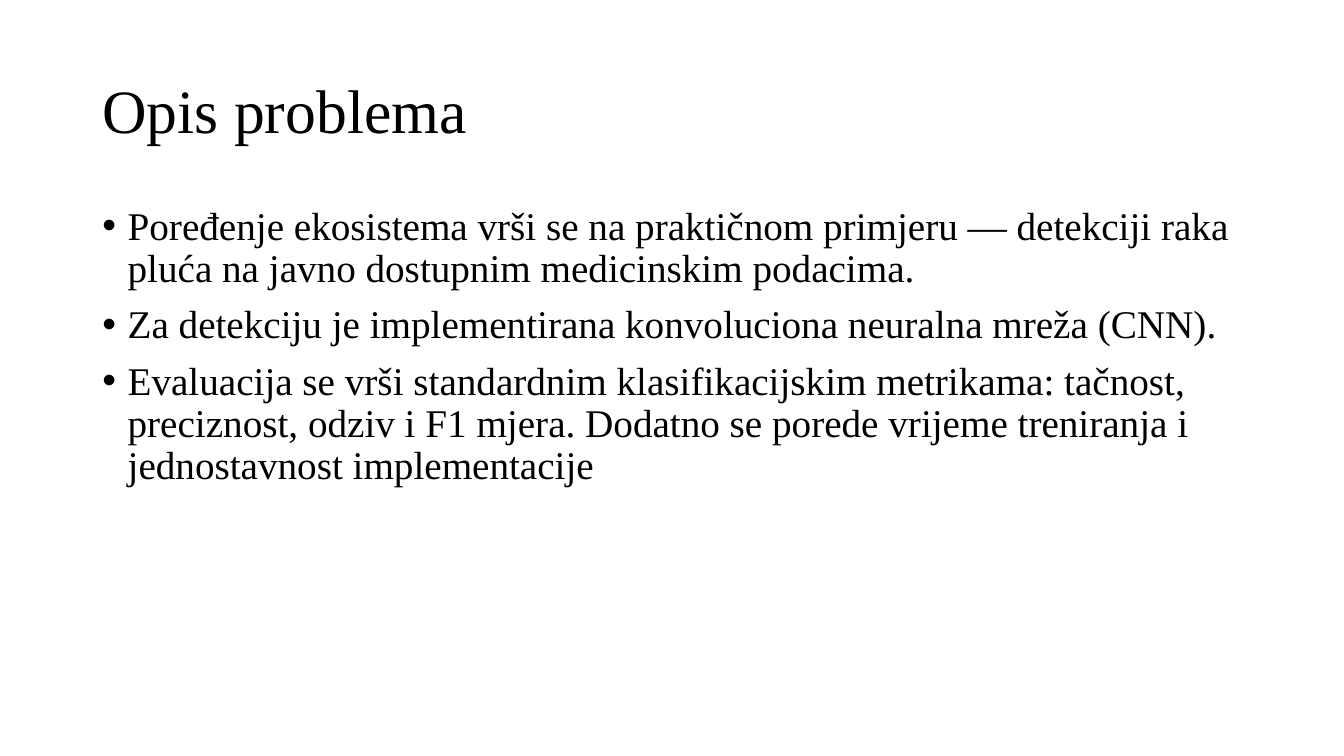
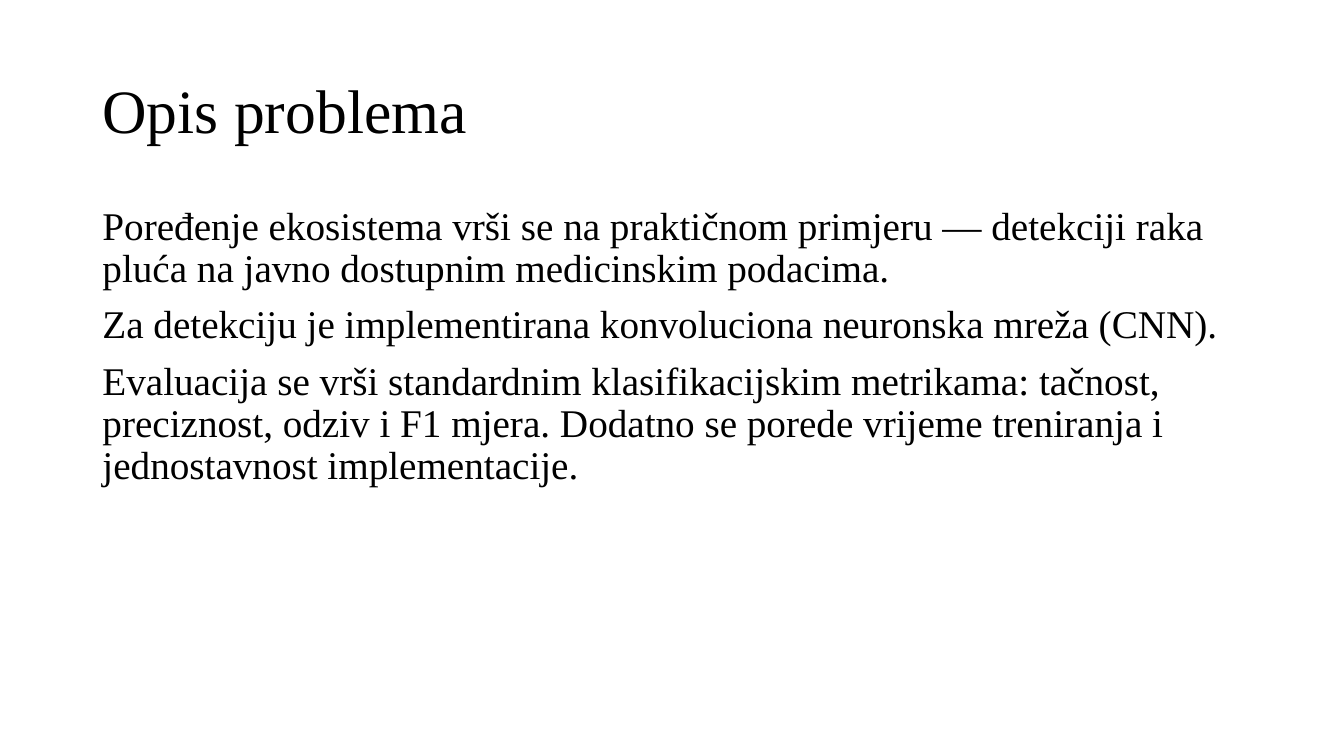
Before and after one commit to omarkurtovic/ml-dotnet-vs-python, a slide deck: slide 4 of Presentation/omar_kurtovic_diplomski_prezentacija.pptx. Drawn at 1344x756 pixels with LibreOffice and Linux fonts; fonts in the diff are those of the drawing. Boxes give left, top, right and bottom in pixels: in the first picture for what was removed or moved away, otherwise in the second. Text is boxed around its words. In the diff, an @@ line names an element or a change of style, - is before the commit and + after.

```diff
--- a/Presentation/omar_kurtovic_diplomski_prezentacija.pptx
+++ b/Presentation/omar_kurtovic_diplomski_prezentacija.pptx
@@ text at <box>102,212,1203,290</box>: bullet • to none @@
@@ text at <box>102,310,1218,487</box>: text changed @@
-• Za detekciju je implementirana konvoluciona neuralna mreža (CNN).
-• Evaluacija se vrši standardnim klasifikacijskim metrikama: tačnost, preciznost, odziv i F1 mjera. Dodatno se porede vrijeme treniranja i jednostavnost implementacije
+Za detekciju je implementirana konvoluciona neuronska mreža (CNN).
+Evaluacija se vrši standardnim klasifikacijskim metrikama: tačnost, preciznost, odziv i F1 mjera. Dodatno se porede vrijeme treniranja i jednostavnost implementacije.
```
Also in this commit, not shown: 7 other slides changed, 7 slides added, 5 other files.
